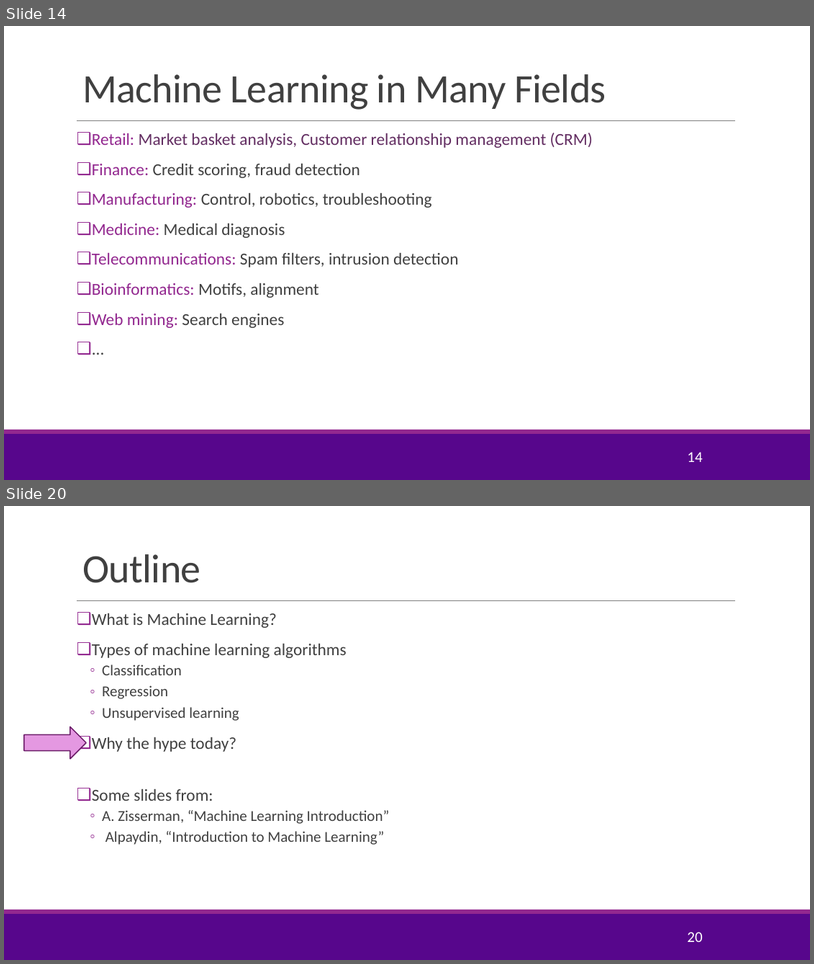
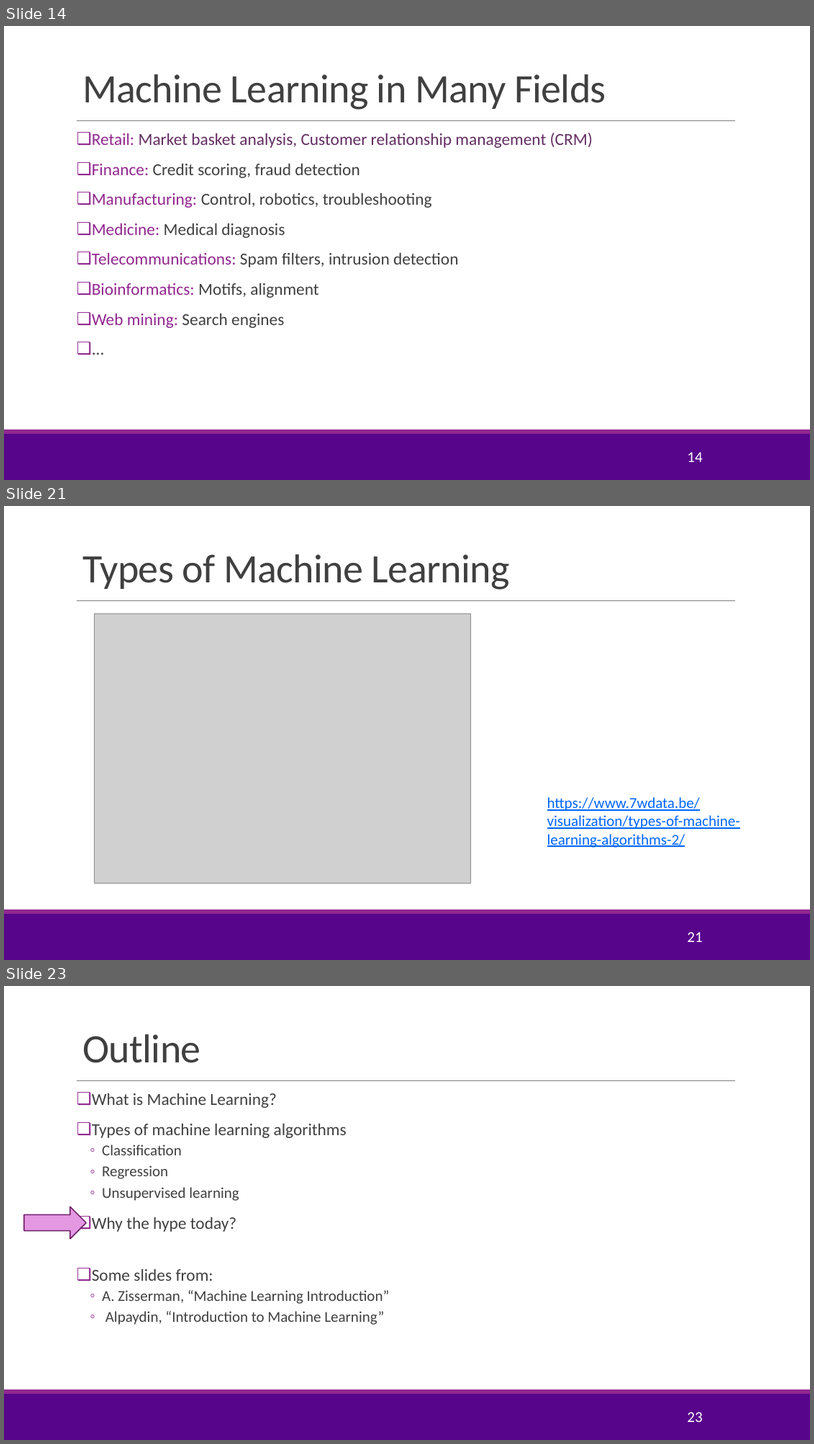
Before and after one commit to sdrangan/introml, a slide deck: lectures/Lect01_IntroML.pptx. Shown one above the other, each under a label of ours: slides 14 and 20 before the commit, slides 14, 21 and 23 after it; the slides between them are not shown. The pictures are 814x964 and 814x1444 pixels, drawn with LibreOffice and Linux fonts; fonts in the diff are those of the drawing; grey boxes stand for pictures; background and template pictures are left out. Boxes give left, top, right and bottom in pixels: in the first picture for what was removed or moved away, otherwise in the second. Text is boxed around its words. In the diff, an @@ line names an element or a change of style, - is before the commit and + after.

```diff
--- a/lectures/Lect01_IntroML.pptx
+++ b/lectures/Lect01_IntroML.pptx
@@ slide 21 added at bbox=[4, 506, 810, 960], background #FFFFFF; not listed: 3 template elements that a slide beside it also shows @@
@@ title added at bbox=[82, 554, 510, 590], 48 pt, text #404040 @@
+Types of Machine Learning
@@ picture added at bbox=[95, 614, 471, 883] @@
@@ text added at bbox=[548, 797, 741, 847], 18 pt, text #0066FF, underline @@
+https://www.7wdata.be/visualization/types-of-machine-learning-algorithms-2/
@@ page number added at bbox=[687, 932, 702, 942], 18 pt, text #FFFFFF @@
+21
@@ what was slide 20 is now slide 23 @@
@@ page number at bbox=[687, 1412, 702, 1422]: text changed @@
-20
+23
```
Also in this commit, not shown: 2 slides changed, 5 other slides added, 3 slides removed, 12 other files.
